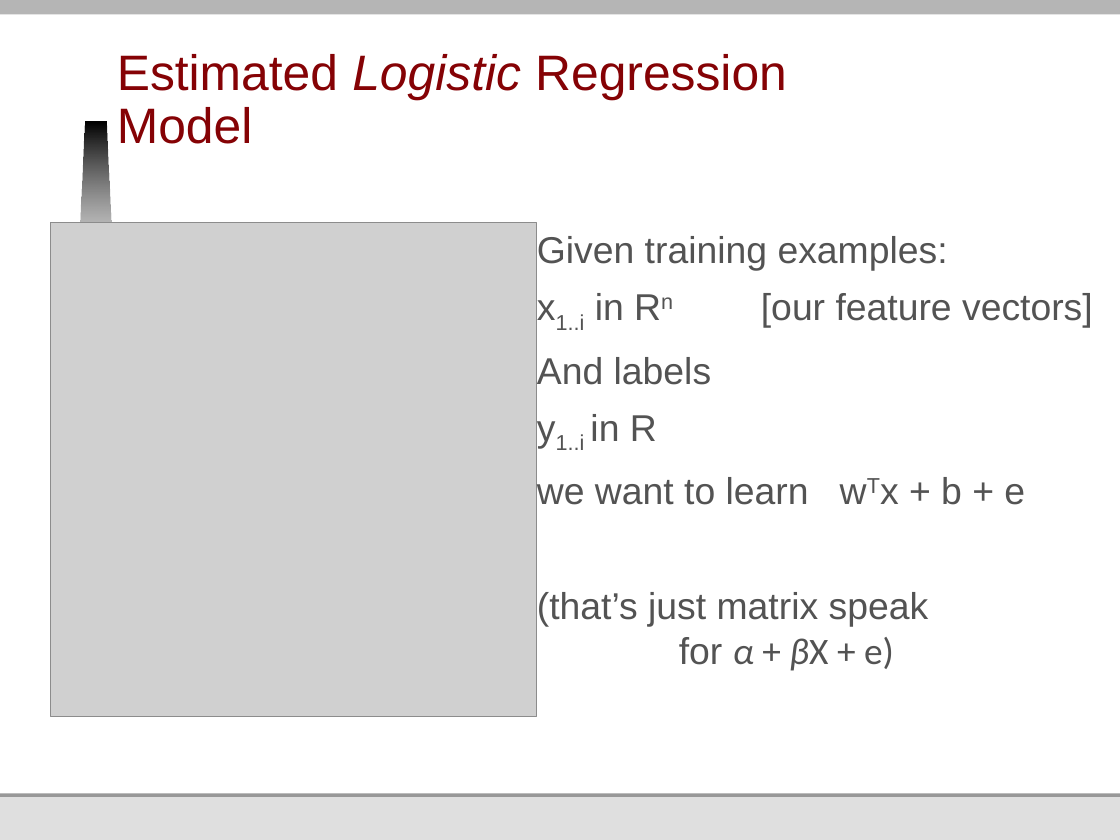
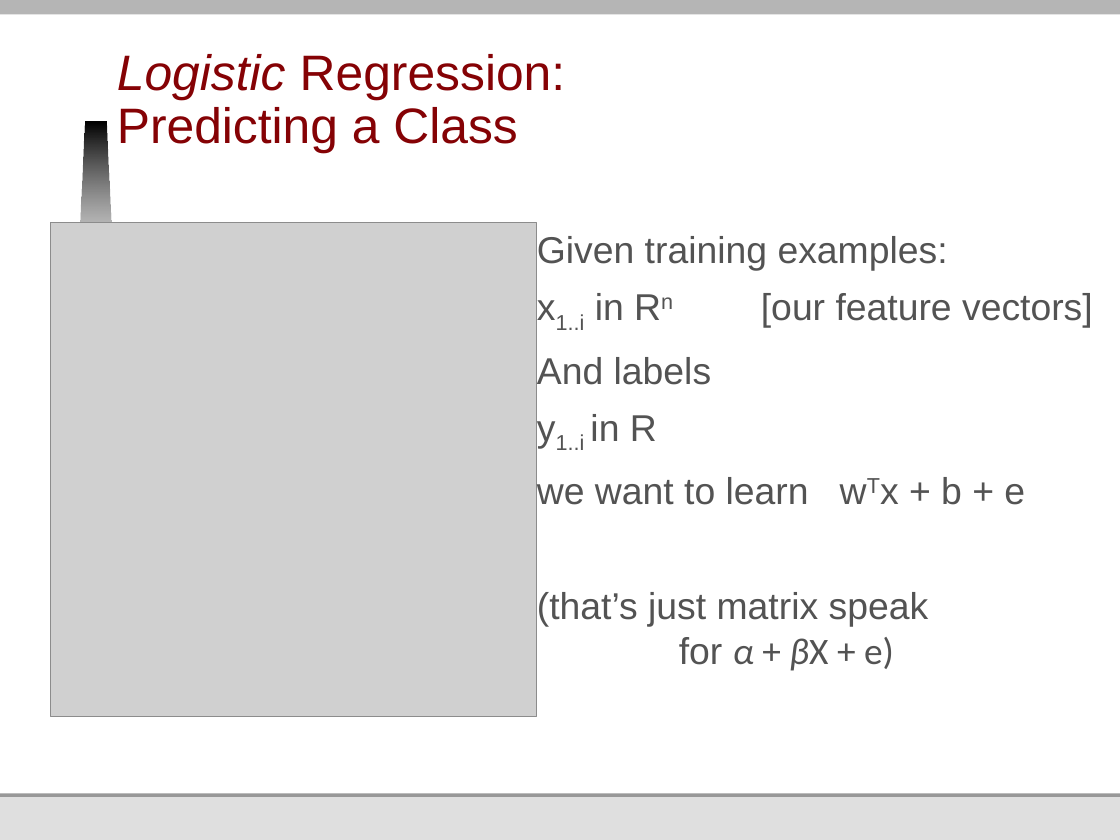
Before and after one commit to jmankoff/data, a slide deck: slide 7 of Lectures/17 Machine Learning II Naive Bayes and Decision Trees.pptx. Drawn at 1120x840 pixels with LibreOffice and Linux fonts; fonts in the diff are those of the drawing; grey boxes stand for pictures; background and template pictures are left out. Boxes give left, top, right and bottom in pixels: in the first picture for what was removed or moved away, otherwise in the second. Text is boxed around its words. In the diff, an @@ line names an element or a change of style, - is before the commit and + after.

```diff
--- a/Lectures/17 Machine Learning II Naive Bayes and Decision Trees.pptx
+++ b/Lectures/17 Machine Learning II Naive Bayes and Decision Trees.pptx
@@ title at bbox=[117, 54, 566, 154]: text changed @@
-Estimated Logistic Regression Model
+Logistic Regression:
+Predicting a Class
```
Also in this commit, not shown: 42 other slides changed, 1 slide added, 44 slides removed, 8 other files.
